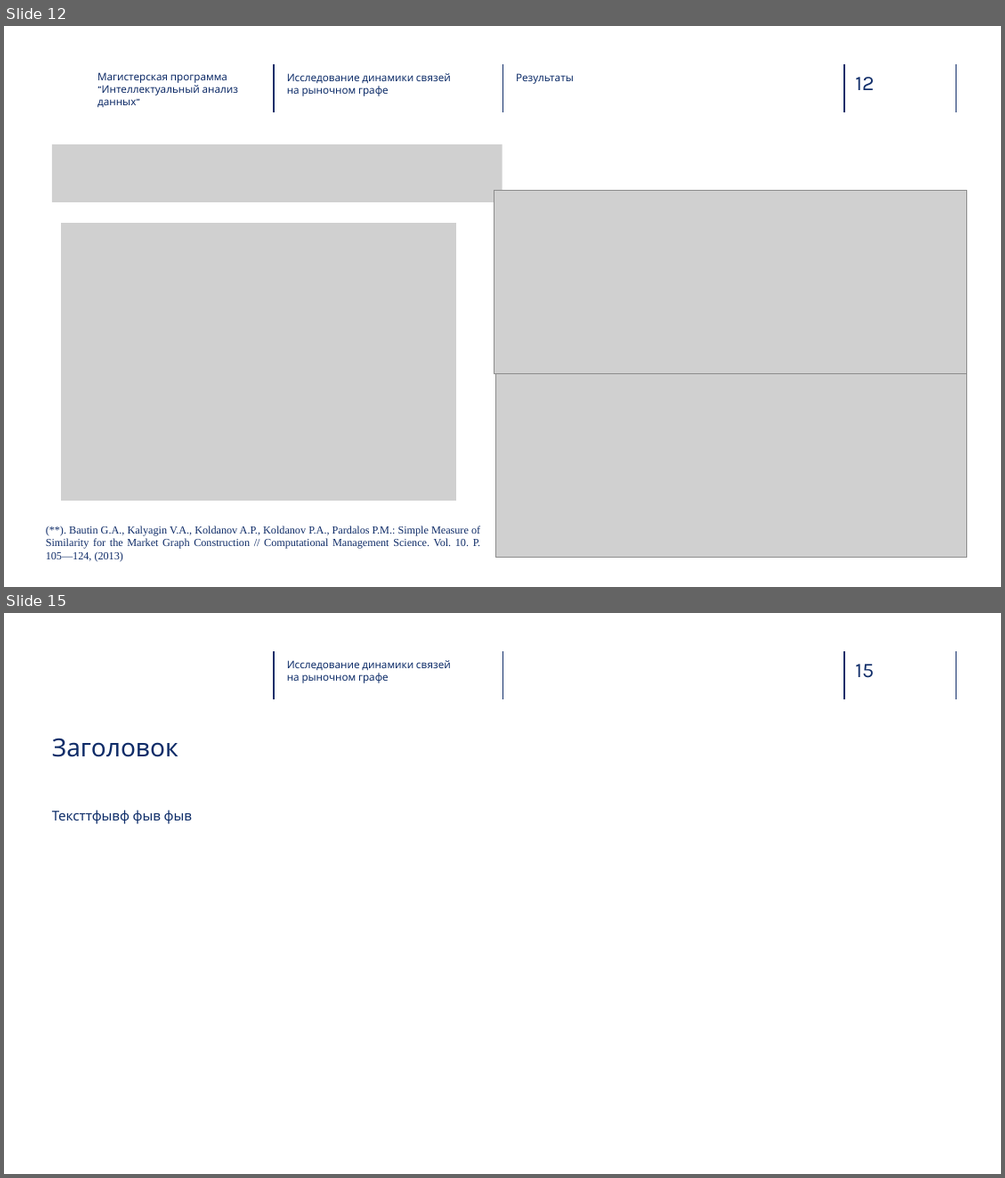
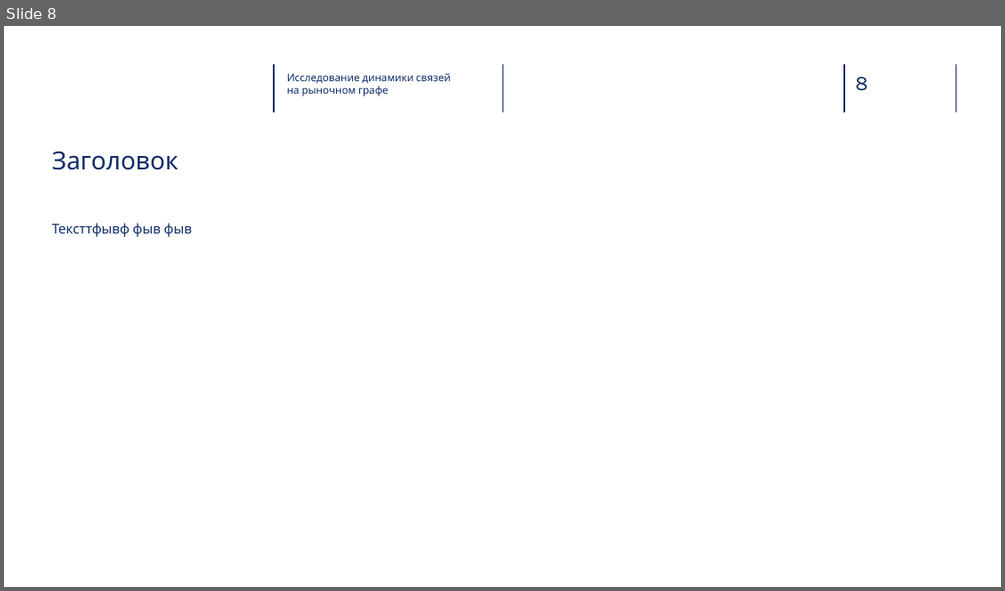
Before and after one commit to RukhovichIV/HSE-CS-Courses, a slide deck: courses/Diploma/docs/predzashita.pptx. Shown one above the other, each under a label of ours: slides 12 and 15 before the commit, slide 8 after it; the slides between them are not shown. The pictures are 1005x1178 and 1005x591 pixels, drawn with LibreOffice and Linux fonts; fonts in the diff are those of the drawing; grey boxes stand for pictures; background and template pictures are left out. Boxes give left, top, right and bottom in pixels: in the first picture for what was removed or moved away, otherwise in the second. Text is boxed around its words. In the diff, an @@ line names an element or a change of style, - is before the commit and + after.

```diff
--- a/courses/Diploma/docs/predzashita.pptx
+++ b/courses/Diploma/docs/predzashita.pptx
@@ slide 12 removed at <box>4,26,1001,587</box>, background picture (left out); not listed: 5 template elements that a slide beside it also shows @@
@@ text removed at <box>97,72,238,107</box> @@
-Магистерская программа ”Интеллектуальный анализ данных”
@@ text removed at <box>287,73,451,96</box> @@
-Исследование динамики связей на рыночном графе
@@ text removed at <box>516,73,574,84</box> @@
-Результаты
@@ picture removed at <box>52,144,502,201</box> @@
@@ picture removed at <box>494,191,966,374</box> @@
@@ picture removed at <box>61,223,455,500</box> @@
@@ picture removed at <box>496,374,967,557</box> @@
@@ text removed at <box>46,525,480,562</box> @@
-(**). Bautin G.A., Kalyagin V.A., Koldanov A.P., Koldanov P.A., Pardalos P.M.: Simple Measure of Similarity for the Market Graph Construction // Computational Management Science. Vol. 10. P. 105—124, (2013)
@@ what was slide 15 is now slide 8 @@
@@ page number at <box>855,77,867,91</box>: text changed @@
-15
+8
```
Also in this commit, not shown: 6 other slides removed, 24 other files.
